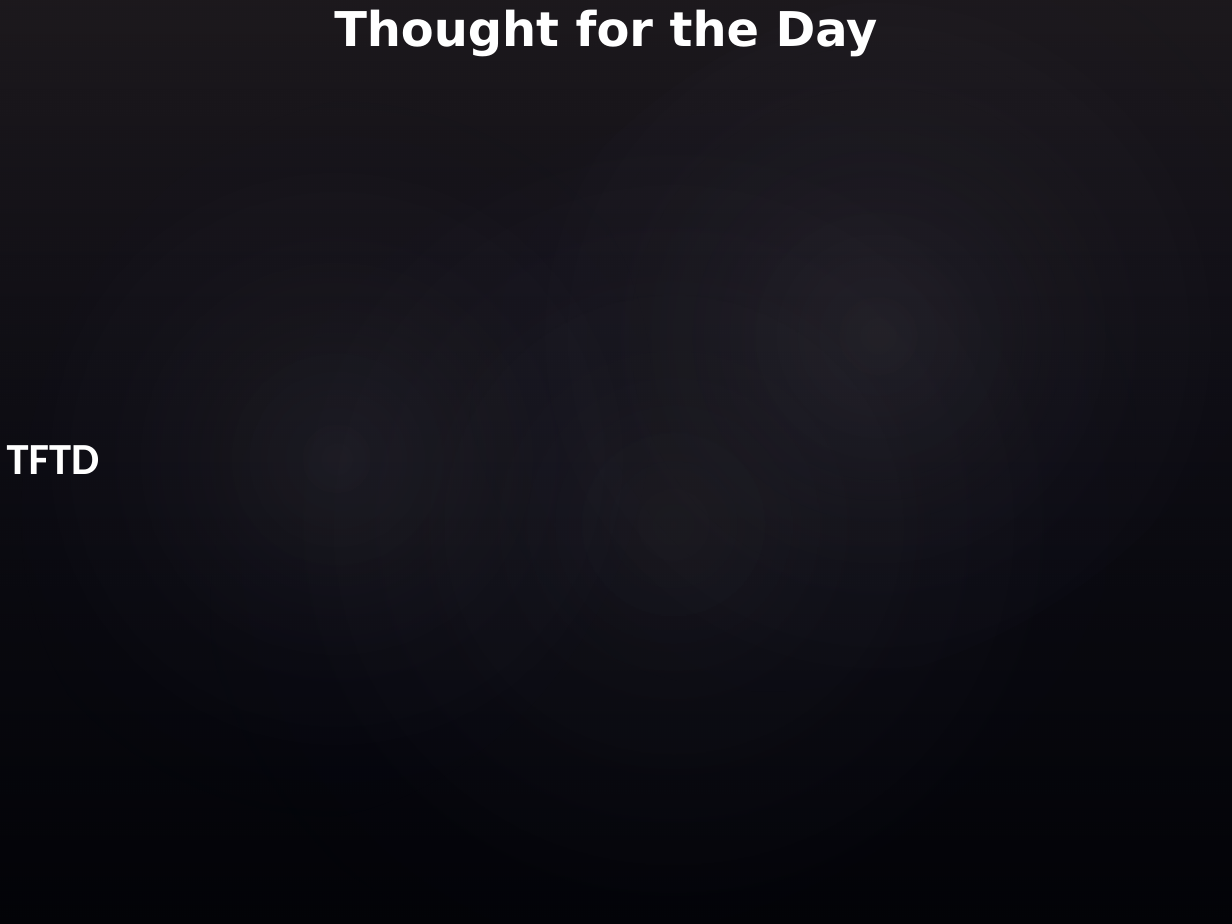
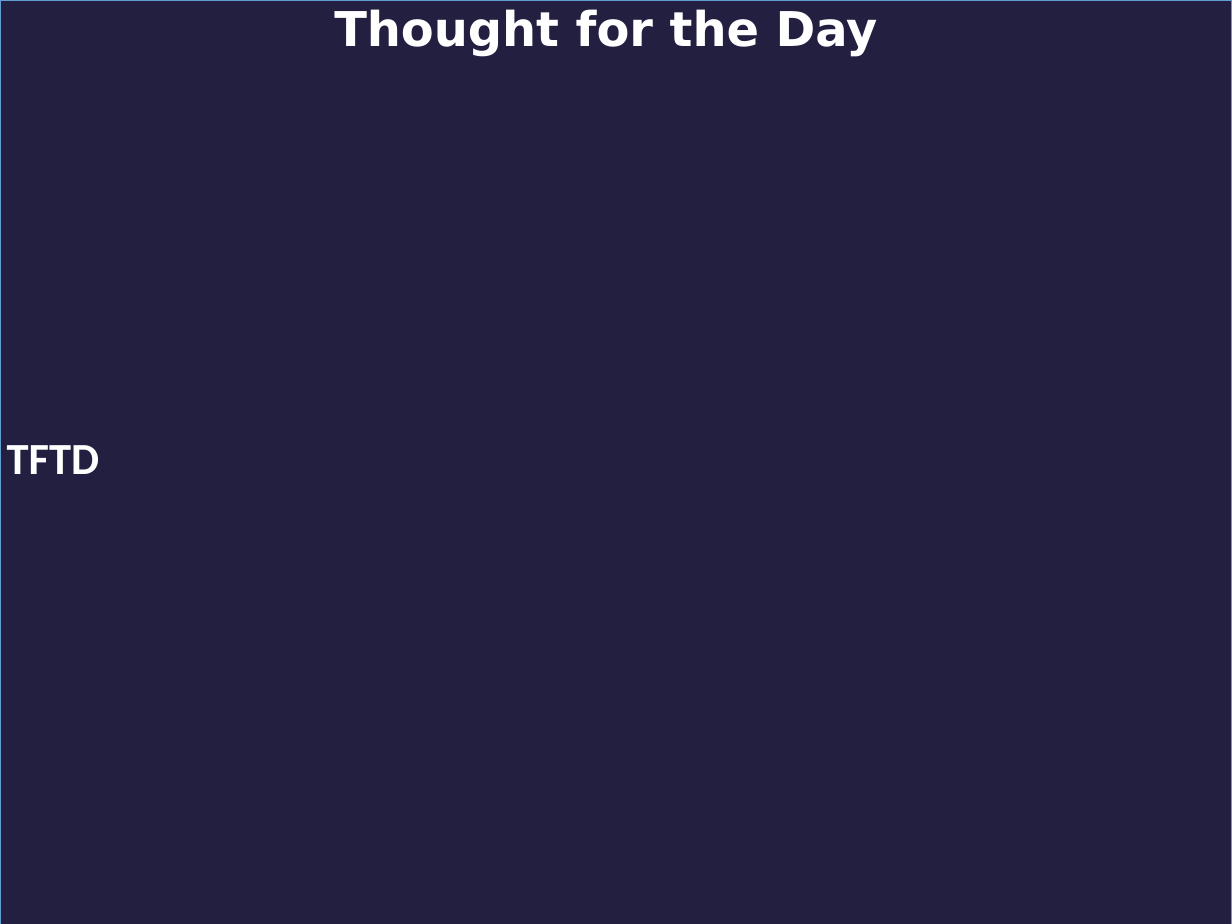
Before and after one commit to rkanadam/saibhajanmaker, a slide deck: slide 1 of WebContent/WEB-INF/templates/Peninsula/thought_for_the_day.pptx. Drawn at 1232x924 pixels with LibreOffice and Linux fonts; fonts in the diff are those of the drawing; background and template pictures are left out. Boxes give left, top, right and bottom in pixels: in the first picture for what was removed or moved away, otherwise in the second. Text is boxed around its words. In the diff, an @@ line names an element or a change of style, - is before the commit and + after.

```diff
--- a/WebContent/WEB-INF/templates/Peninsula/thought_for_the_day.pptx
+++ b/WebContent/WEB-INF/templates/Peninsula/thought_for_the_day.pptx
@@ rectangle added at [0,0,1232,924], fill #221F41, outline #629DD1 1 pt @@
```
Also in this commit, not shown: 3 other files.
